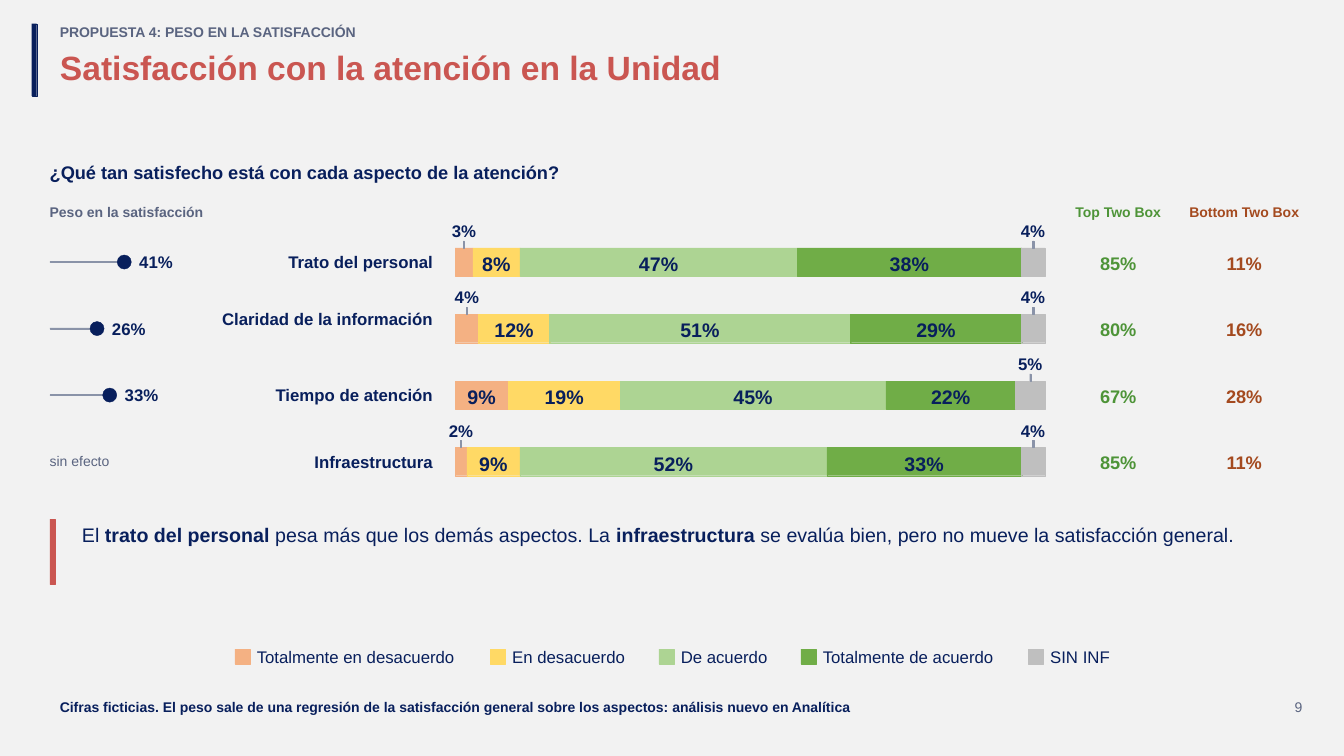
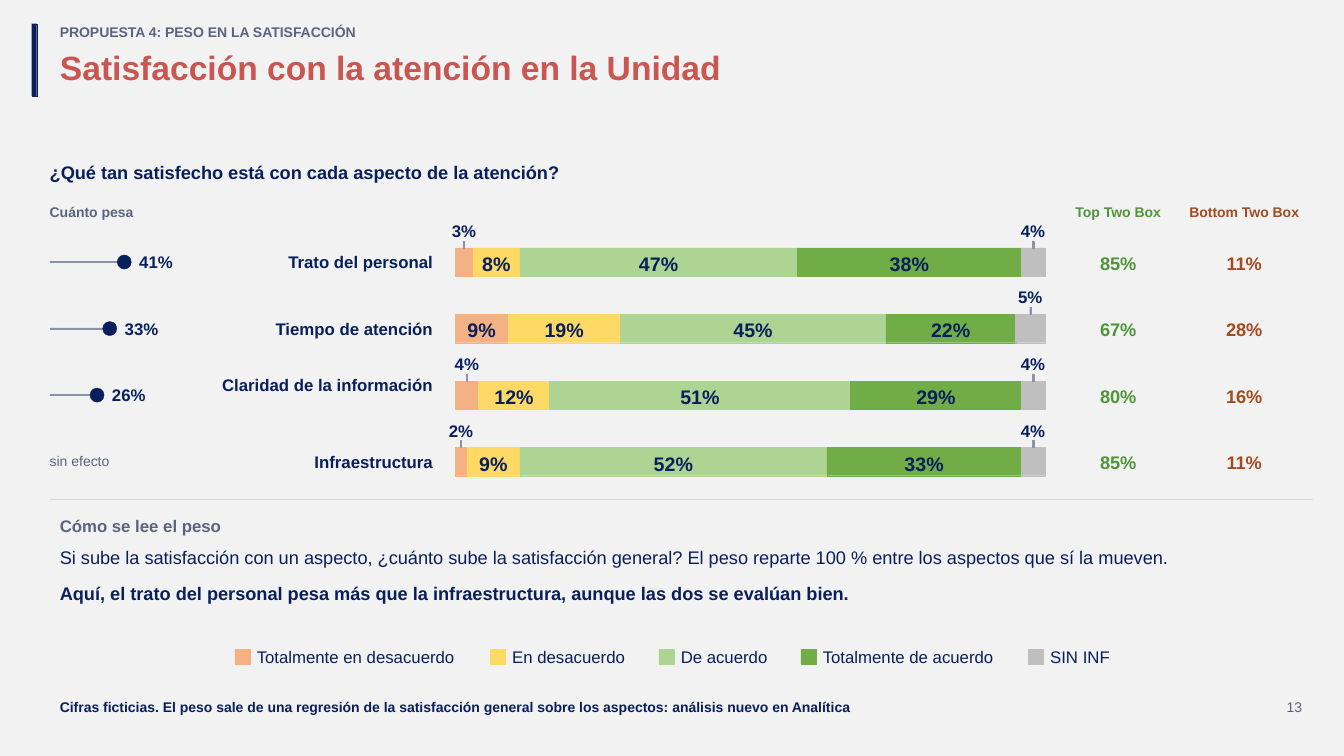
Before and after one commit to GonzaloAlmendariz/prosecnur-app, a slide deck: slide 13 of docs/qa/motor-ppt-2026-10-06/4-recetario/propuestas-rescatables.pptx (slide 9 before the commit). Drawn at 1344x756 pixels with LibreOffice and Linux fonts; fonts in the diff are those of the drawing; background and template pictures are left out. Boxes give left, top, right and bottom in pixels: in the first picture for what was removed or moved away, otherwise in the second. Text is boxed around its words. In the diff, an @@ line names an element or a change of style, - is before the commit and + after.

```diff
--- a/docs/qa/motor-ppt-2026-10-06/4-recetario/propuestas-rescatables.pptx
+++ b/docs/qa/motor-ppt-2026-10-06/4-recetario/propuestas-rescatables.pptx
@@ text at (x1=50, y1=206, x2=134, y2=220): text changed @@
-Peso en la satisfacción
+Cuánto pesa
@@ rectangle resized from (x1=49, y1=328, x2=97, y2=329) to (x1=49, y1=328, x2=109, y2=329) @@
@@ ellipse moved from (x1=90, y1=322, x2=104, y2=336) to (x1=103, y1=322, x2=117, y2=336) @@
@@ rectangle resized from (x1=455, y1=315, x2=479, y2=343) to (x1=455, y1=315, x2=508, y2=343) @@
@@ rectangle removed at (x1=479, y1=315, x2=551, y2=343) @@
@@ 9 texts, 1 rectangle moved together from (x1=125, y1=358, x2=1262, y2=409) to (x1=125, y1=291, x2=1262, y2=343) @@
@@ rectangle resized from (x1=549, y1=315, x2=851, y2=343) to (x1=620, y1=315, x2=886, y2=343) @@
@@ rectangle resized from (x1=851, y1=315, x2=1022, y2=343) to (x1=886, y1=315, x2=1016, y2=343) @@
@@ rectangle resized from (x1=1021, y1=315, x2=1045, y2=343) to (x1=1016, y1=315, x2=1046, y2=343) @@
@@ ellipse moved from (x1=103, y1=388, x2=117, y2=402) to (x1=90, y1=388, x2=104, y2=402) @@
@@ rectangle added at (x1=455, y1=381, x2=479, y2=409), fill #F4B183, outline #F4B183 0.25 pt @@
@@ 9 texts, 1 rectangle moved together from (x1=112, y1=291, x2=1262, y2=337) to (x1=112, y1=358, x2=1262, y2=404) @@
@@ rectangle resized from (x1=455, y1=381, x2=508, y2=409) to (x1=479, y1=381, x2=551, y2=409) @@
@@ rectangle at (x1=479, y1=381, x2=551, y2=409): fill #F4B183 to #FFD965; outline #F4B183 0.25 pt to #FFD965 0.25 pt @@
@@ rectangle resized from (x1=620, y1=381, x2=886, y2=409) to (x1=549, y1=381, x2=851, y2=409) @@
@@ rectangle resized from (x1=886, y1=381, x2=1016, y2=409) to (x1=851, y1=381, x2=1022, y2=409) @@
@@ rectangle resized from (x1=1016, y1=381, x2=1046, y2=409) to (x1=1021, y1=381, x2=1045, y2=409) @@
@@ rectangle resized from (x1=49, y1=394, x2=109, y2=395) to (x1=49, y1=394, x2=97, y2=395) @@
@@ rectangle added at (x1=49, y1=499, x2=1312, y2=500), fill #D5D9DF, outline #D5D9DF 0.25 pt @@
@@ rectangle removed at (x1=49, y1=519, x2=54, y2=585) @@
@@ text added at (x1=60, y1=519, x2=221, y2=536), 12 pt, text #5A6480, bold @@
+Cómo se lee el peso
@@ text added at (x1=60, y1=550, x2=1168, y2=568), 13 pt, text #081F5C @@
+Si sube la satisfacción con un aspecto, ¿cuánto sube la satisfacción general? El peso reparte 100 % entre los aspectos que sí la mueven.
@@ text at (x1=60, y1=586, x2=848, y2=604): text changed; size 14 to 13 pt; bold on @@
-El trato del personal pesa más que los demás aspectos. La infraestructura se evalúa bien, pero no mueve la satisfacción general.
+Aquí, el trato del personal pesa más que la infraestructura, aunque las dos se evalúan bien.
@@ text at (x1=1287, y1=702, x2=1303, y2=712): text changed @@
-9
+13
```
Also in this commit, not shown: 8 other slides changed, 5 slides added, 2 slides removed, 2 other files.
